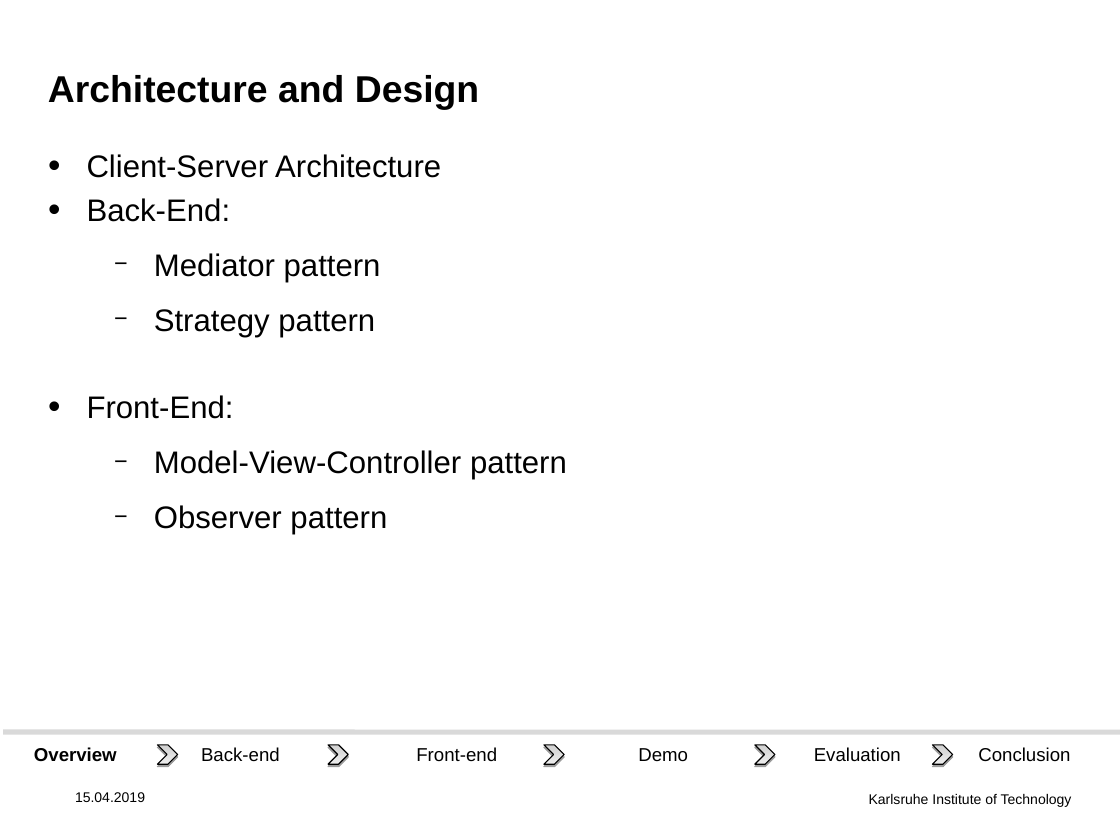
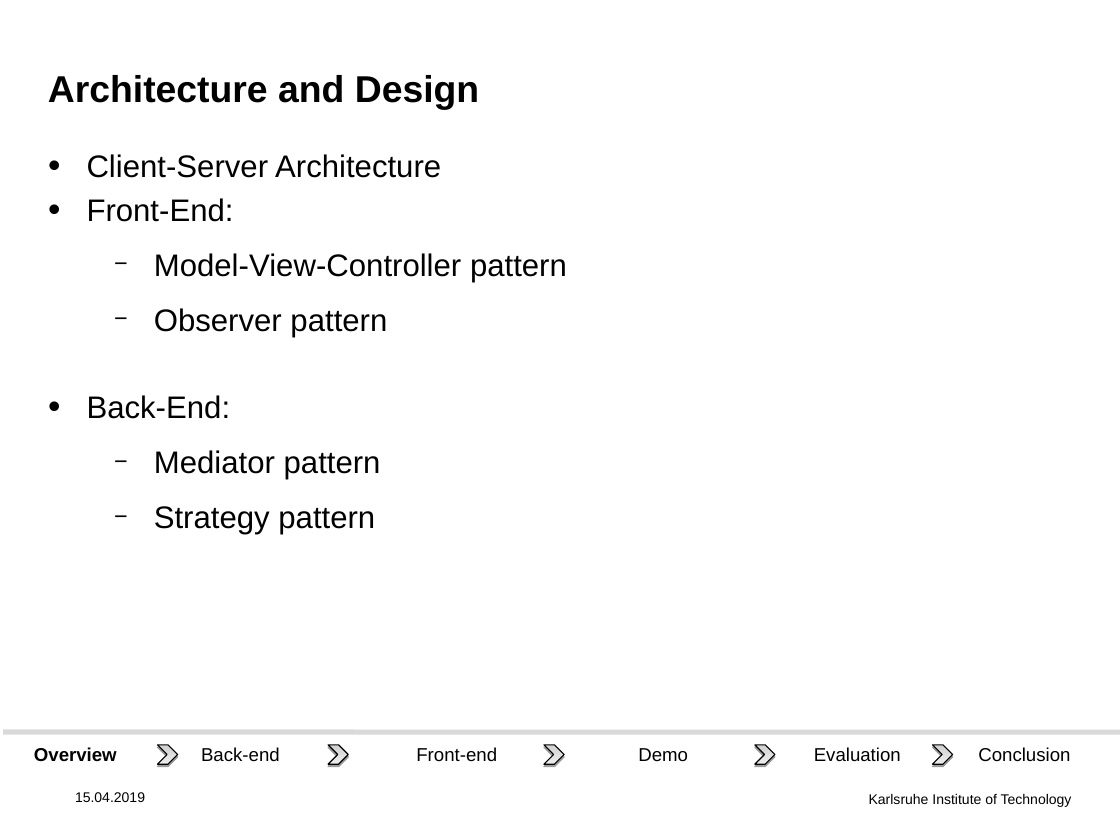
Before and after one commit to DHSTTOS/documents, a slide deck: slide 5 of final_presentation/final-pres3.odp. Drawn at 1120x840 pixels with LibreOffice and Linux fonts; fonts in the diff are those of the drawing; background and template pictures are left out. Boxes give left, top, right and bottom in pixels: in the first picture for what was removed or moved away, otherwise in the second. Text is boxed around its words. In the diff, an @@ line names an element or a change of style, - is before the commit and + after.

Commit message:
In "Architecture", move front-end before back-end. Remove the first slide with the application screenshot. Add "extensibility" to nonfunctional requirements. In "Lessons learned", add "and protocolls".

```diff
--- a/final_presentation/final-pres3.odp
+++ b/final_presentation/final-pres3.odp
@@ text at <box>87,198,567,337</box>: paragraphs added @@
+• Front-End:
+  − Model-View-Controller pattern
+  − Observer pattern
@@ text at <box>87,395,567,534</box>: paragraphs removed @@
-• Front-End:
-  − Model-View-Controller pattern
-  − Observer pattern
```
Also in this commit, not shown: 2 other slides changed, 1 slide removed, 1 other file.
